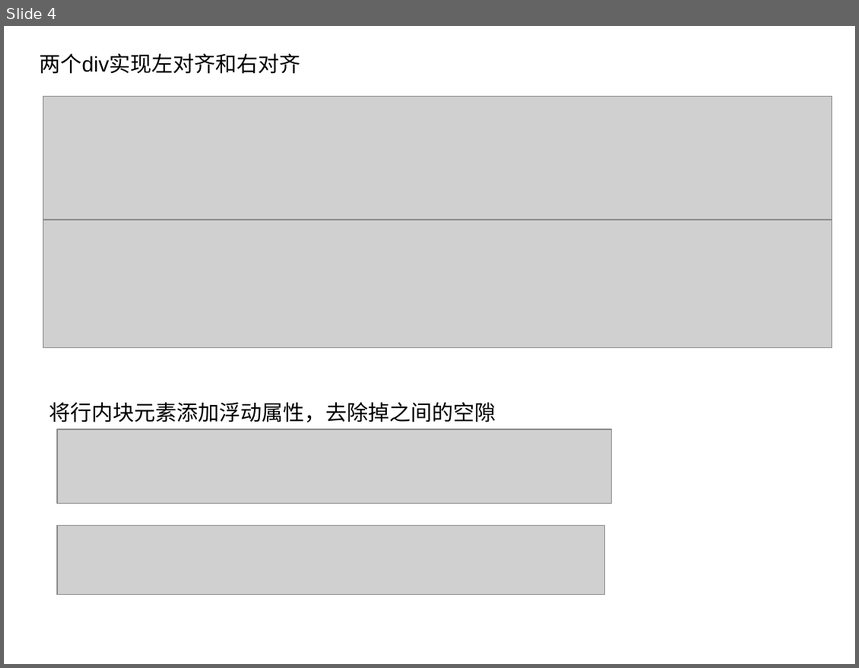
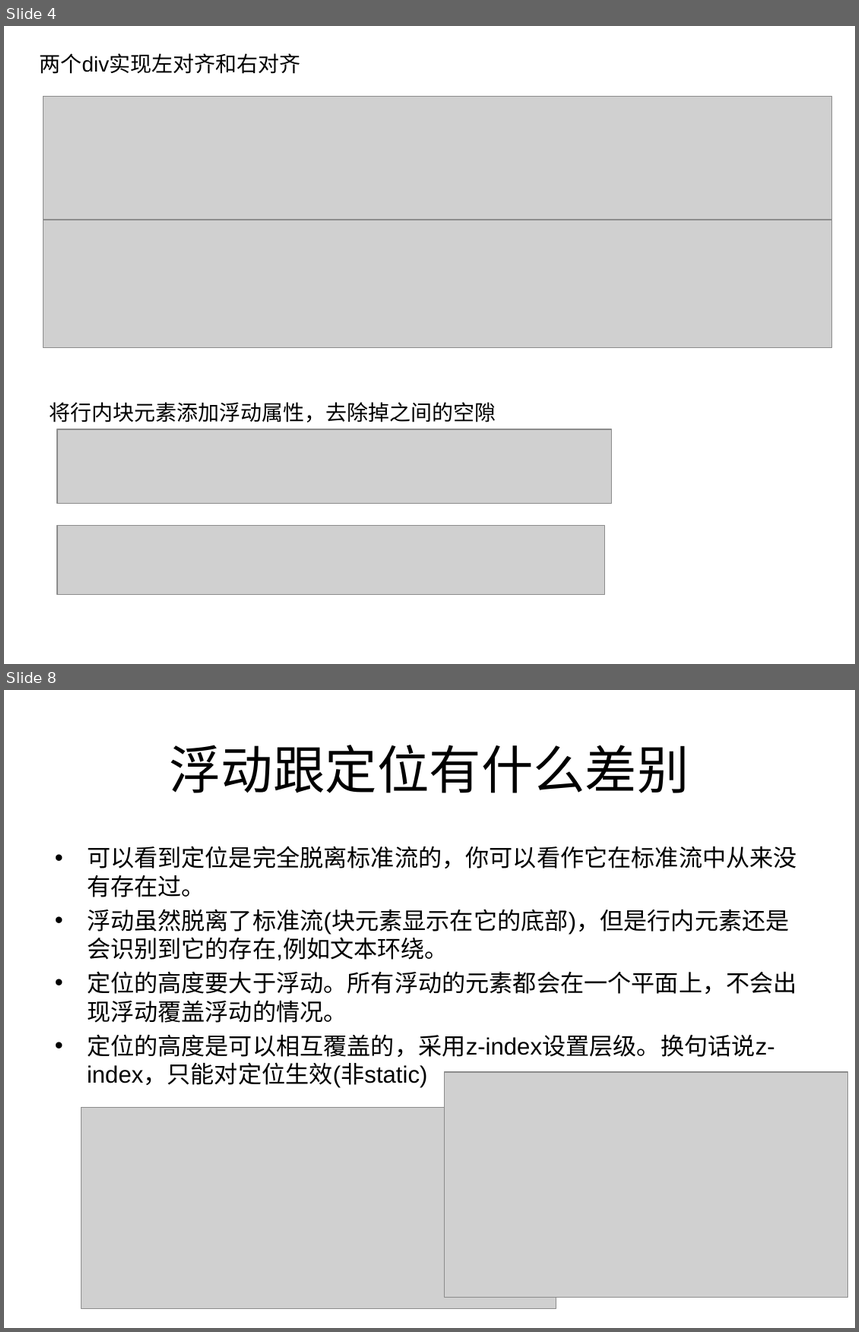
Before and after one commit to tiptophs/float, a slide deck: 浮动.ppt. Shown one above the other, each under a label of ours: slide 4 before the commit, slides 4 and 8 after it; the slides between them are not shown. The pictures are 859x668 and 859x1332 pixels, drawn with LibreOffice and Linux fonts; fonts in the diff are those of the drawing; grey boxes stand for pictures. Boxes give left, top, right and bottom in pixels: in the first picture for what was removed or moved away, otherwise in the second. Text is boxed around its words. In the diff, an @@ line names an element or a change of style, - is before the commit and + after.

```diff
--- a/浮动.ppt
+++ b/浮动.ppt
@@ slide 8 added at (4,690,855,1328), background #FFFFFF @@
@@ title added at (169,745,689,793), 44 pt, text #000000 @@
+浮动跟定位有什么差别
@@ text added at (87,846,797,1087), 20 pt, text #000000 @@
+• 可以看到定位是完全脱离标准流的，你可以看作它在标准流中从来没有存在过。
+• 浮动虽然脱离了标准流(块元素显示在它的底部)，但是行内元素还是会识别到它的存在,例如文本环绕。
+• 定位的高度要大于浮动。所有浮动的元素都会在一个平面上，不会出现浮动覆盖浮动的情况。
+• 定位的高度是可以相互覆盖的，采用z-index设置层级。换句话说z-index，只能对定位生效(非static)
@@ picture added at (444,1072,848,1298) @@
@@ picture added at (82,1108,557,1309) @@
```
Also in this commit, not shown: 1 slide changed, 9 other slides added, 4 slides removed, 6 other files.
